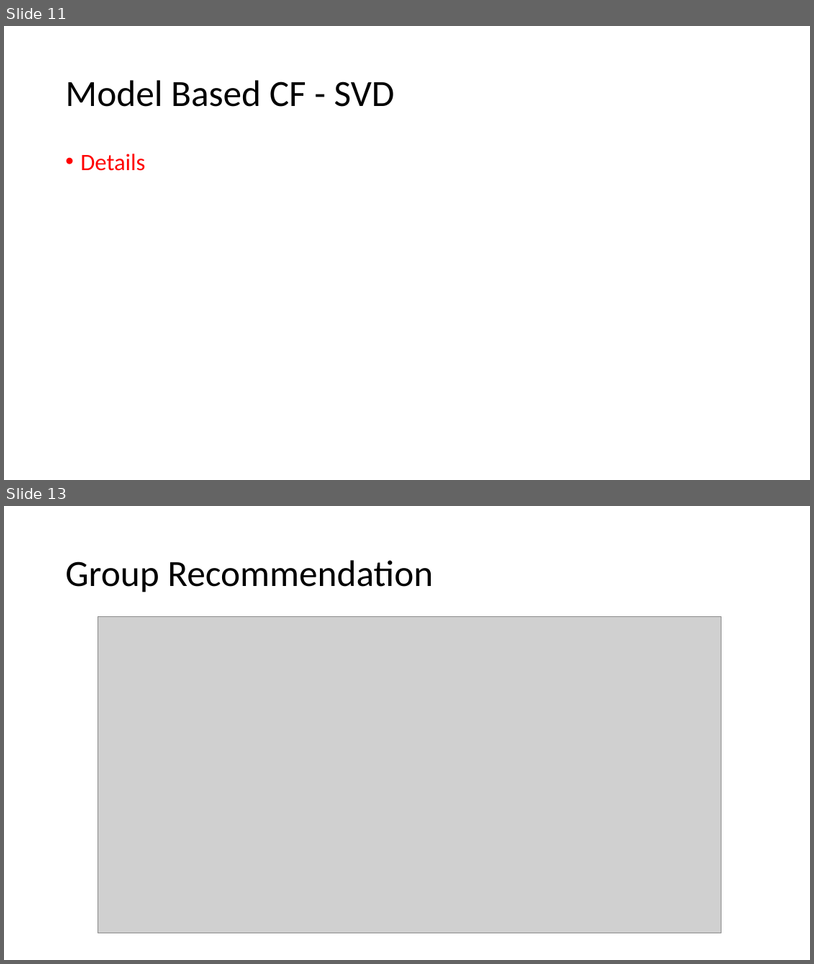
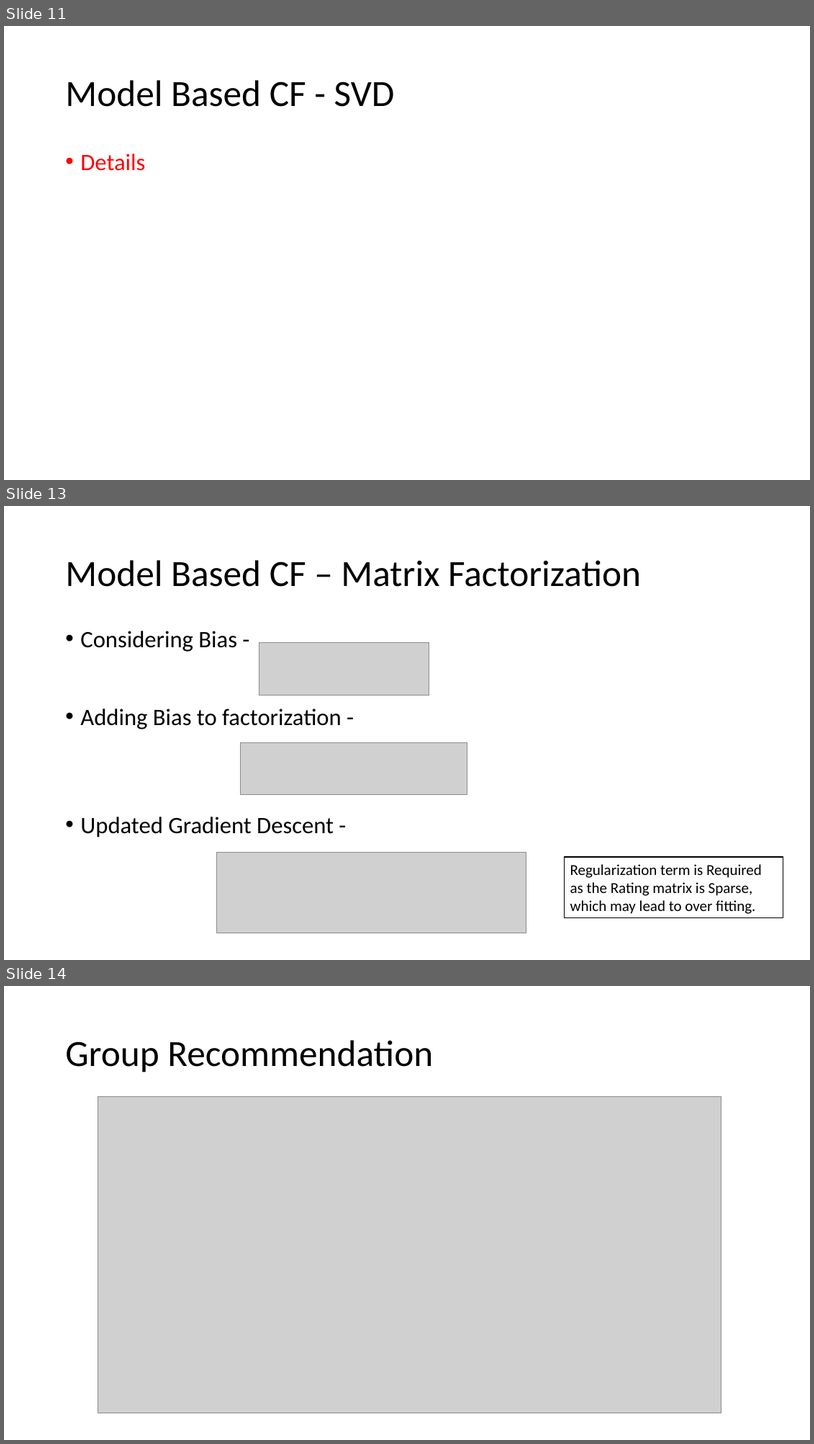
Before and after one commit to DibyamAgrawal/RS-ppt, a slide deck: summer_Basics of RS.pptx. Shown one above the other, each under a label of ours: slides 11 and 13 before the commit, slides 11, 13 and 14 after it; the slides between them are not shown. The pictures are 814x964 and 814x1444 pixels, drawn with LibreOffice and Linux fonts; fonts in the diff are those of the drawing; grey boxes stand for pictures. Boxes give left, top, right and bottom in pixels: in the first picture for what was removed or moved away, otherwise in the second. Text is boxed around its words. In the diff, an @@ line names an element or a change of style, - is before the commit and + after.

```diff
--- a/summer_Basics of RS.pptx
+++ b/summer_Basics of RS.pptx
@@ slide 13 added at <box>4,506,810,960</box>, background #FFFFFF @@
@@ title added at <box>65,560,641,587</box>, 44 pt, text #000000 @@
+Model Based CF – Matrix Factorization
@@ text added at <box>80,631,237,651</box>, 28 pt, text #000000 @@
+• Considering Bias -
@@ picture added at <box>260,642,429,695</box> @@
@@ text added at <box>80,708,342,729</box>, 28 pt, text #000000 @@
+• Adding Bias to factorization -
@@ picture added at <box>241,743,468,795</box> @@
@@ text added at <box>80,816,334,837</box>, 28 pt, text #000000 @@
+• Updated Gradient Descent -
@@ picture added at <box>217,852,527,933</box> @@
@@ rectangle added at <box>564,857,783,918</box>, fill #FFFFFF, outline #000000 1 pt, 18 pt, text #000000 @@
+Regularization term is Required as the Rating matrix is Sparse, which may lead to over fitting.
@@ what was slide 13 is now slide 14 @@
```
Also in this commit, not shown: 7 slides changed, 1 other slide added, 1 slide removed, 10 other files.
